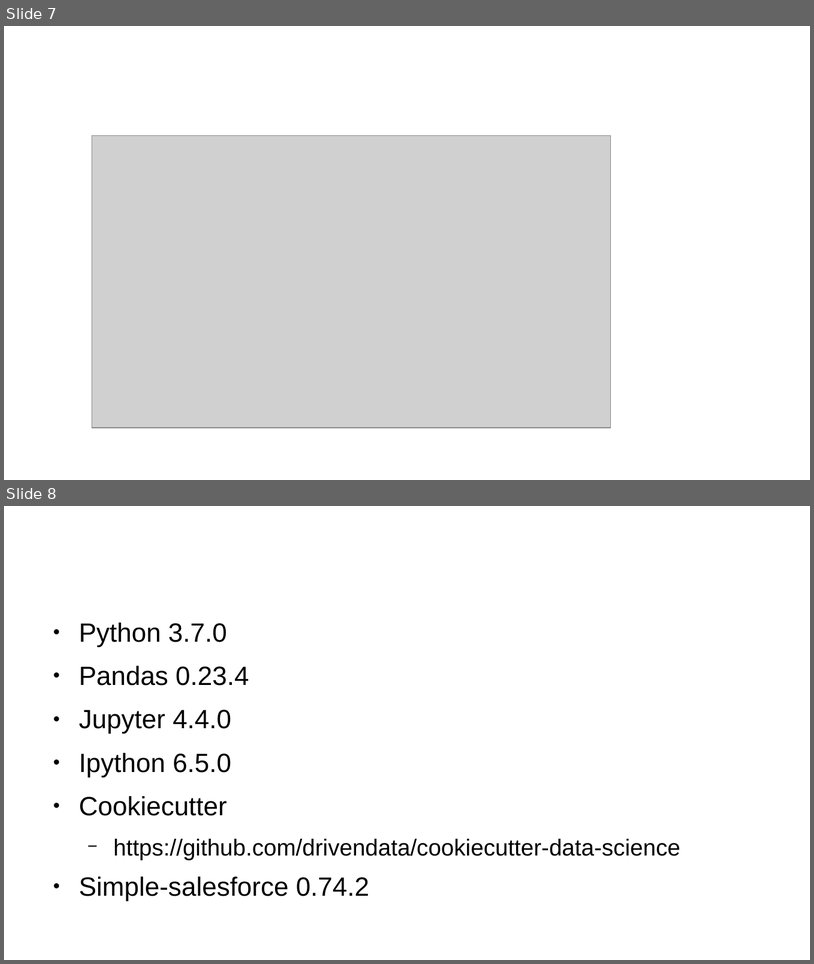
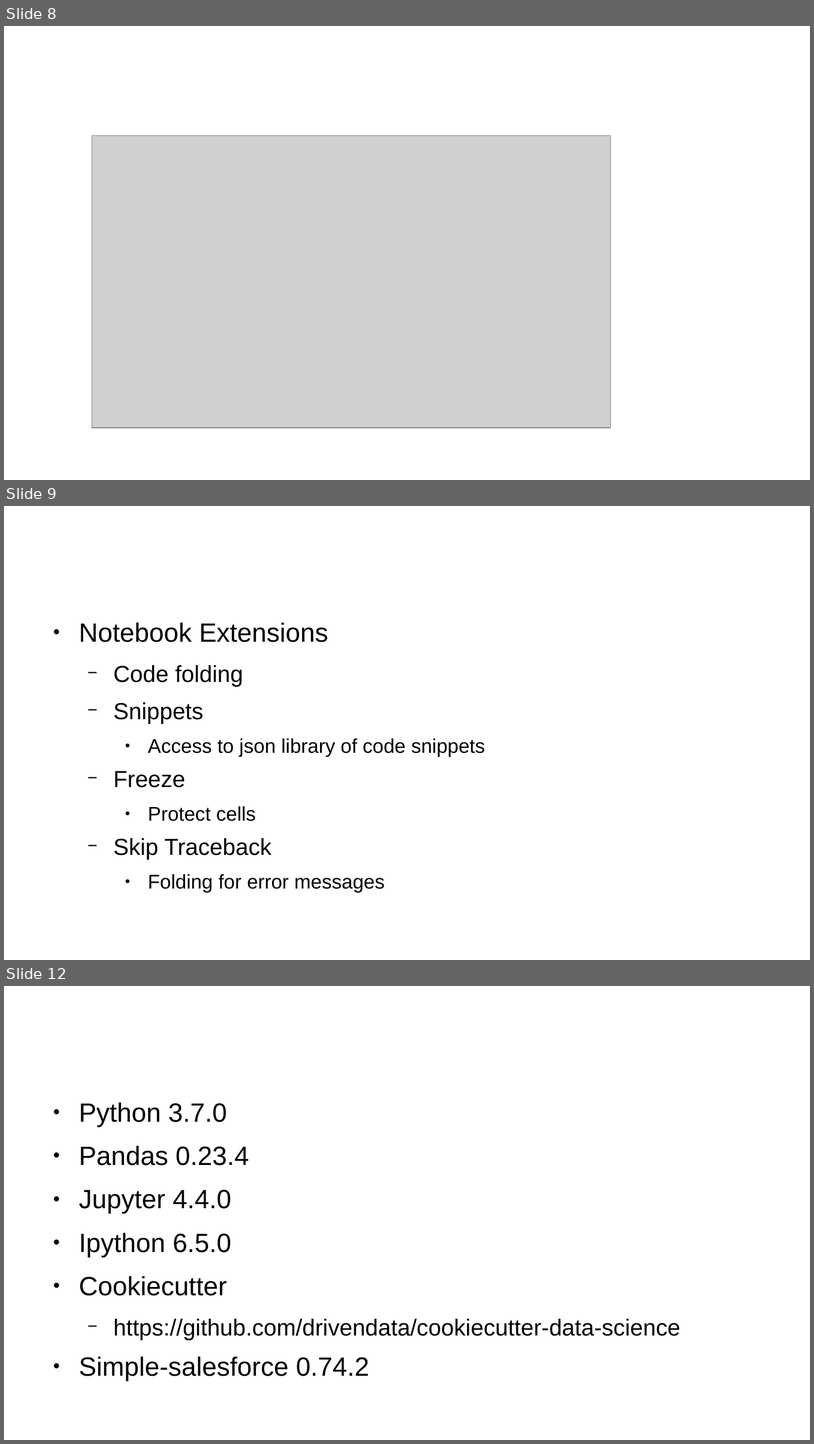
Before and after one commit to prodg1974/Jupyter-intro, a slide deck: JupyterPandas-PRodgers.odp. Shown one above the other, each under a label of ours: slides 7 and 8 before the commit, slides 8, 9 and 12 after it; the slides between them are not shown. The pictures are 814x964 and 814x1444 pixels, drawn with LibreOffice and Linux fonts; fonts in the diff are those of the drawing; grey boxes stand for pictures; background and template pictures are left out. Boxes give left, top, right and bottom in pixels: in the first picture for what was removed or moved away, otherwise in the second. Text is boxed around its words. In the diff, an @@ line names an element or a change of style, - is before the commit and + after.

```diff
--- a/JupyterPandas-PRodgers.odp
+++ b/JupyterPandas-PRodgers.odp
@@ slide 9 added at (4, 506, 810, 960), background #FFFFFF @@
@@ text added at (79, 622, 485, 892), 19.5 pt, text #000000 @@
+● Notebook Extensions
+  − Code folding
+  − Snippets
+    ● Access to json library of code snippets
+  − Freeze
+    ● Protect cells
+  − Skip Traceback
+    ● Folding for error messages
@@ title added at (199, 622, 328, 642), 35.7 pt, text #FFFFFF @@
+Jupyter Extensions
@@ what was slide 7 is now slide 8 @@
@@ what was slide 8 is now slide 12 @@
```
Also in this commit, not shown: 1 slide changed, 3 other slides added, 2 other files.
